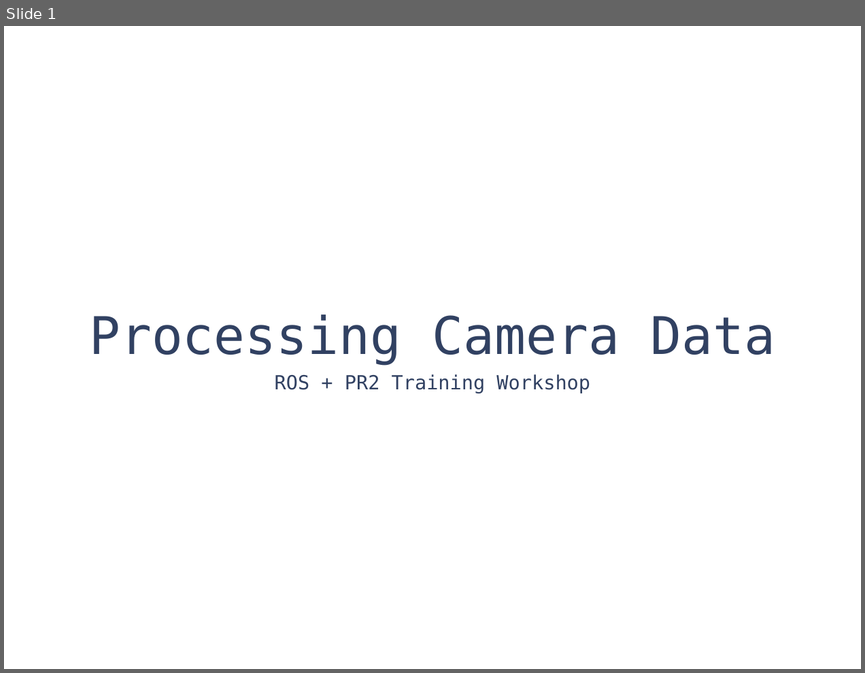
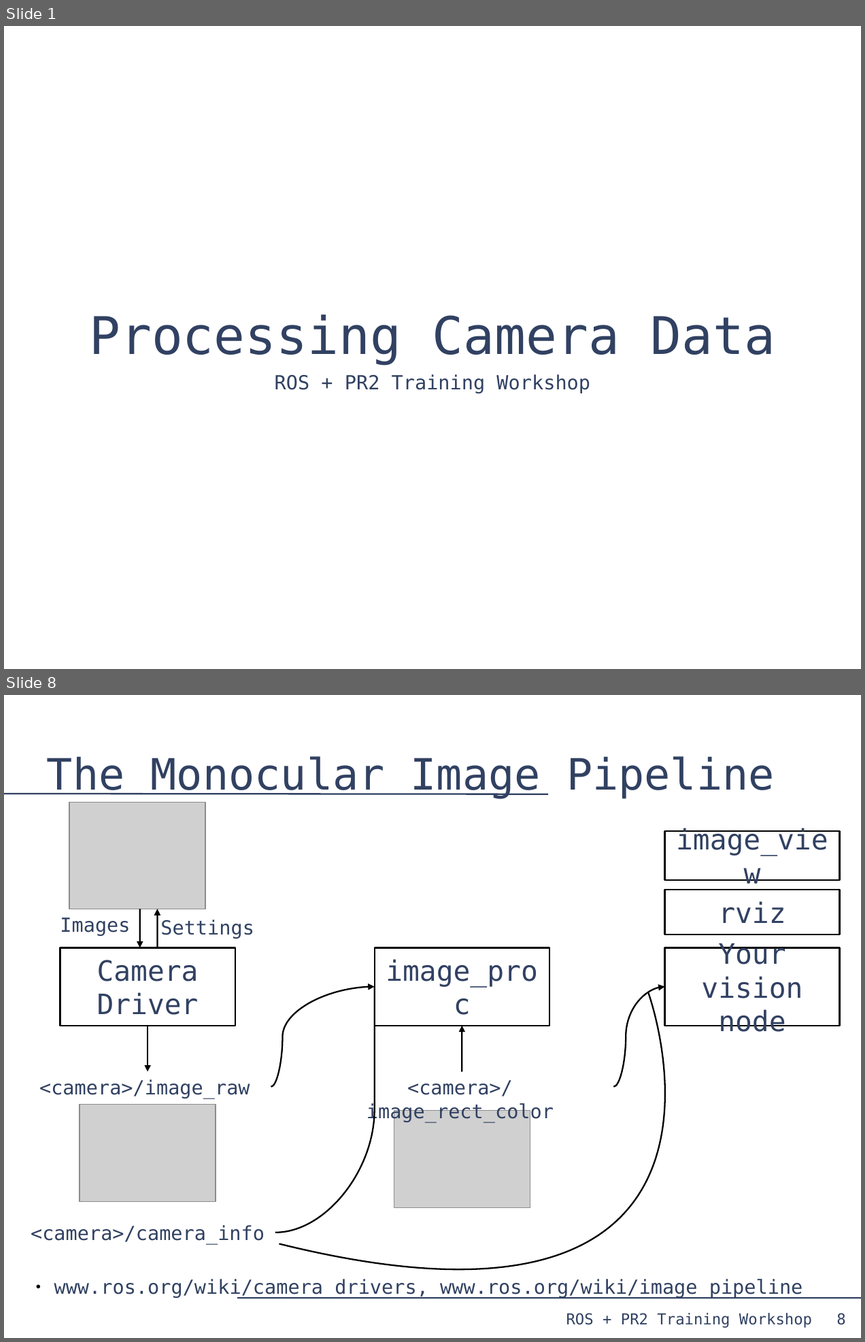
Before and after one commit to PR2/pr2_docs, a slide deck: pr2_training_workshop/processing_camera_data/slides.odp. Shown one above the other, each under a label of ours: slide 1 before the commit, slides 1 and 8 after it; the slides between them are not shown. The pictures are 865x673 and 865x1342 pixels, drawn with LibreOffice and Linux fonts; fonts in the diff are those of the drawing; grey boxes stand for pictures. Boxes give left, top, right and bottom in pixels: in the first picture for what was removed or moved away, otherwise in the second. Text is boxed around its words. In the diff, an @@ line names an element or a change of style, - is before the commit and + after.

```diff
--- a/pr2_training_workshop/processing_camera_data/slides.odp
+++ b/pr2_training_workshop/processing_camera_data/slides.odp
@@ slide 8 added at (4, 695, 861, 1338), background #FFFFFF @@
@@ title added at (47, 756, 774, 799), 40 pt, text #314162 @@
+The Monocular Image Pipeline
@@ line added from (4, 794) to (548, 794), #314162 1.45 pt @@
@@ picture added at (69, 802, 205, 909) @@
@@ rectangle added at (665, 831, 840, 880), outline #000000 1.45 pt, 26 pt, text #314162 @@
+image_view
@@ rectangle added at (665, 889, 840, 934), outline #000000 1.45 pt, 26 pt, text #314162 @@
+rviz
@@ text added at (60, 917, 130, 936), 18 pt, text #314162 @@
+Images
@@ arrow added from (140, 909) to (140, 948), #000000 1.45 pt @@
@@ arrow added from (157, 948) to (157, 909), #000000 1.45 pt @@
@@ text added at (160, 919, 254, 938), 18 pt, text #314162 @@
+Settings
@@ rectangle added at (60, 948, 235, 1025), outline #000000 1.45 pt, 26 pt, text #314162 @@
+Camera
+Driver
@@ rectangle added at (375, 948, 550, 1025), outline #000000 1.45 pt, 26 pt, text #314162 @@
+image_proc
@@ rectangle added at (665, 948, 840, 1025), outline #000000 1.45 pt, 26 pt, text #314162 @@
+Your vision
+node
@@ curved arrow added from (271, 1087) to (375, 987), #000000 1.45 pt @@
@@ curved line added from (275, 1232) to (375, 987), #000000 1.45 pt @@
@@ freeform shape added at (279, 993, 665, 1270), outline #000000 1.45 pt @@
@@ curved arrow added from (613, 1087) to (665, 987), #000000 1.45 pt @@
@@ curved arrow added from (148, 1025) to (148, 1071), #000000 1.45 pt @@
@@ curved arrow added from (462, 1071) to (462, 1025), #000000 1.45 pt @@
@@ text added at (39, 1079, 250, 1098), 18 pt, text #314162 @@
+<camera>/image_raw
@@ text added at (366, 1080, 553, 1122), 18 pt, text #314162 @@
+<camera>/image_rect_color
@@ picture added at (79, 1104, 215, 1201) @@
@@ picture added at (394, 1110, 530, 1207) @@
@@ text added at (31, 1225, 264, 1244), 18 pt, text #314162 @@
+<camera>/camera_info
@@ text added at (54, 1278, 802, 1297), 18 pt, text #314162 @@
+  ● www.ros.org/wiki/camera_drivers, www.ros.org/wiki/image_pipeline
@@ line added from (237, 1297) to (861, 1297), #314162 1.45 pt @@
@@ text added at (566, 1312, 812, 1327), 14 pt, text #314162 @@
+ROS + PR2 Training Workshop
@@ page number added at (836, 1312, 845, 1325), 14 pt, text #314162 @@
+8
```
Also in this commit, not shown: 8 slides changed, 5 other slides added.
